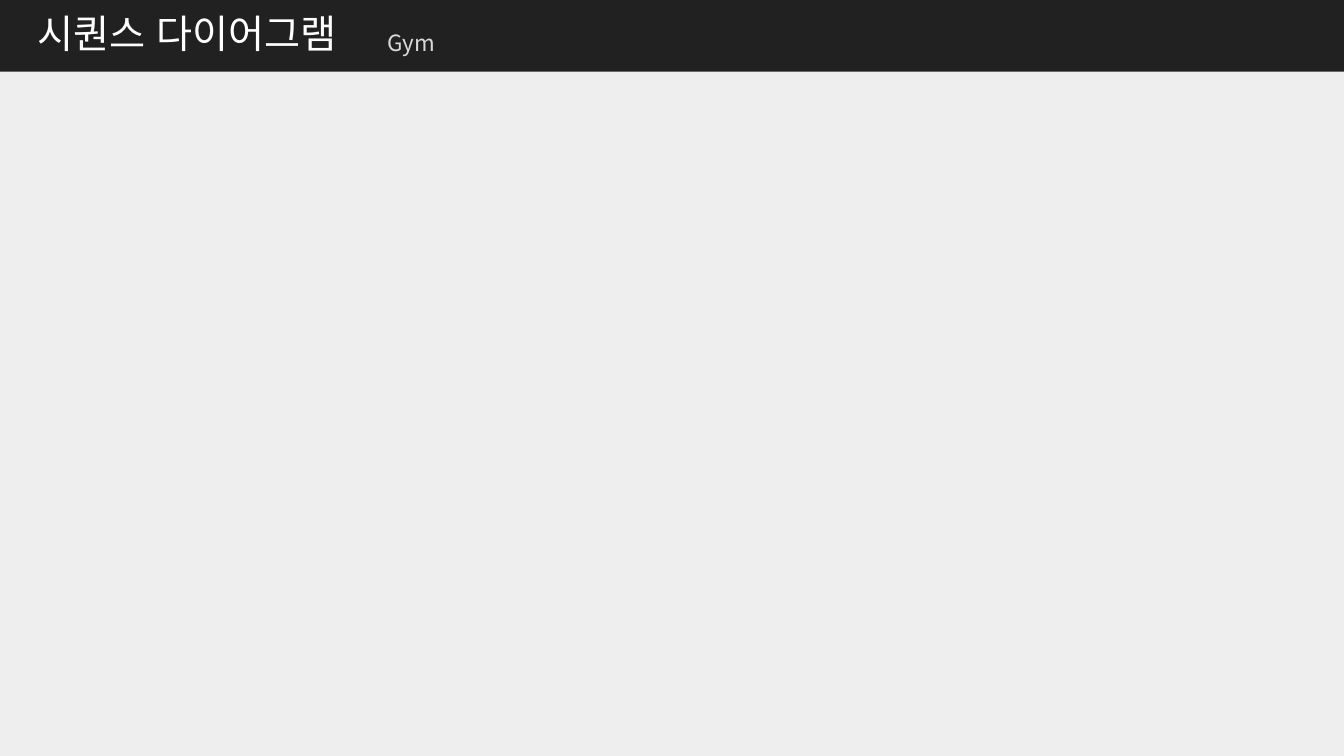
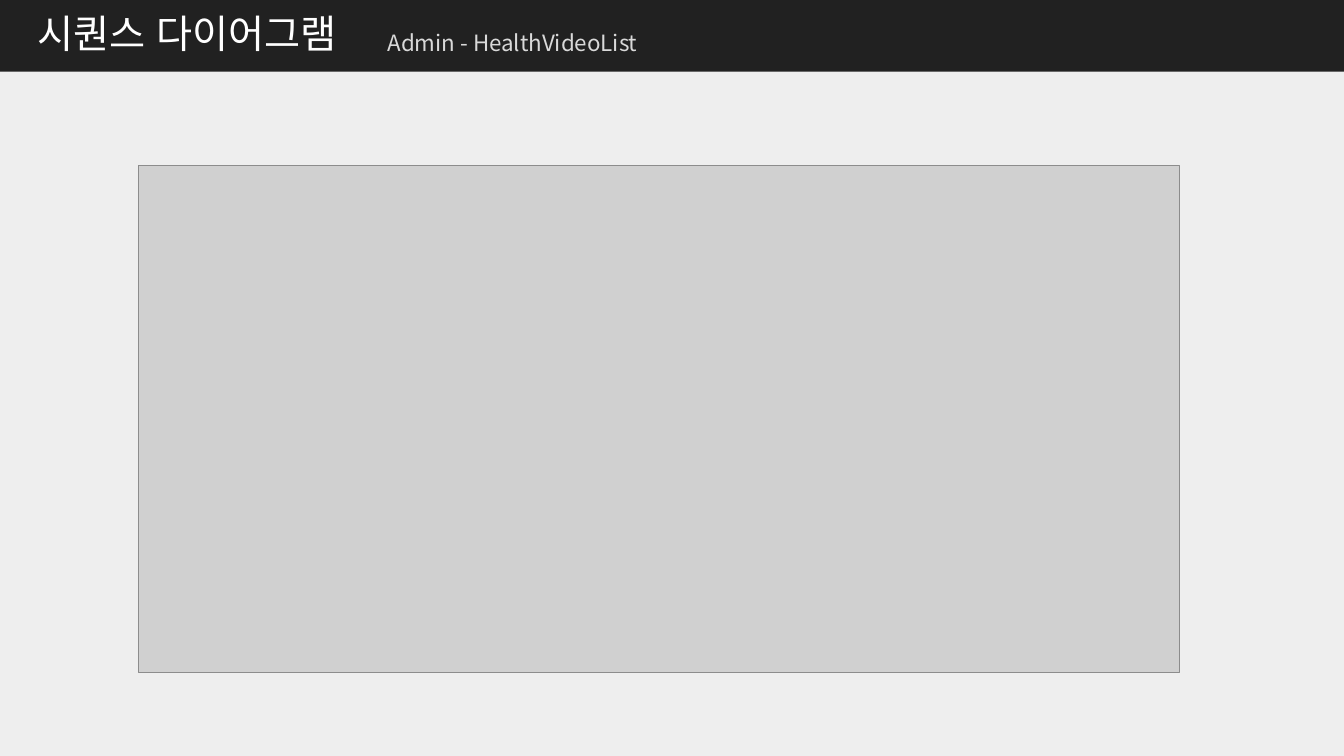
Before and after one commit to me0768/KHFinalProject, a slide deck: slide 42 of 보고서/클래스설계서_Final_Project.pptx (slide 30 before the commit). Drawn at 1344x756 pixels with LibreOffice and Linux fonts; fonts in the diff are those of the drawing; grey boxes stand for pictures. Boxes give left, top, right and bottom in pixels: in the first picture for what was removed or moved away, otherwise in the second. Text is boxed around its words. In the diff, an @@ line names an element or a change of style, - is before the commit and + after.

```diff
--- a/보고서/클래스설계서_Final_Project.pptx
+++ b/보고서/클래스설계서_Final_Project.pptx
@@ text at (388,33,637,52): text changed @@
-Gym
+Admin - HealthVideoList
@@ picture added at (138,166,1180,673) @@
```
Also in this commit, not shown: 14 other slides changed, 6 slides added, 16 other files.
